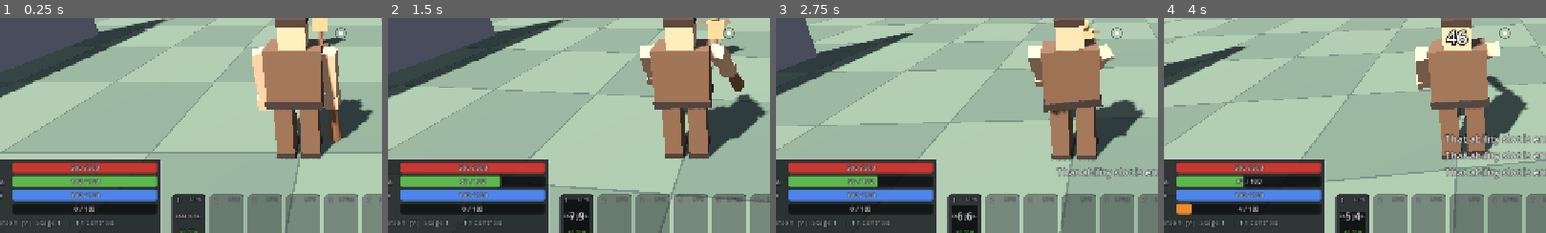
Above: before the commit, frames 1-4 (left to right).
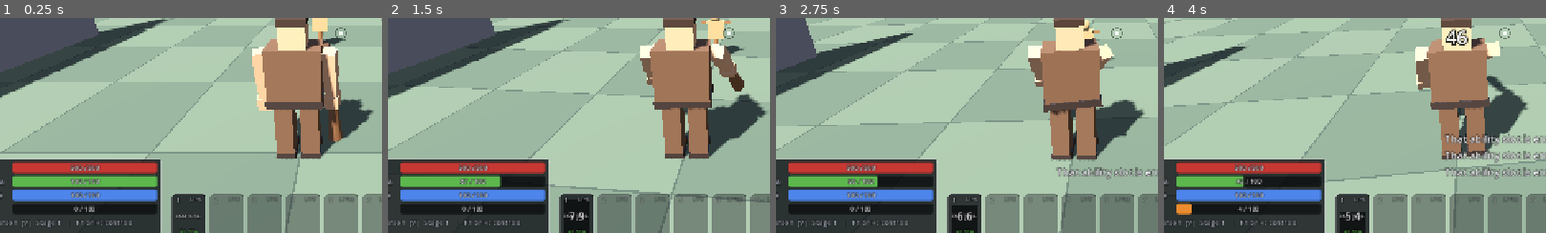
Above: after the commit, the same moments.

Repository: darkstalkermap-prog/Giantborne-Age-of-Titans
Game: Godot game, scene res://scenes/main.tscn
Two runs of this game, one before a commit and one after it. Both use one fixed random seed, a clock stepped at 60 frames per second and the inputs below.
Inputs (mouse positions are % of the whole screen's width and height, from its top left):
- Up to frame 1 (0.25 s): no input
- Up to frame 2 (1.5 s): tap Enter at 0.5 s; move the mouse to (55, 50) at 0.52 s; hold W (move_forward) from 0.53 s (still down); right-click (55, 50) at 0.6 s; click (55, 50) at 0.67 s; tap F (jump) at 0.77 s; move the mouse to (45, 50) at 1.27 s; tap 1 (ability_1) at 1.35 s; click (45, 50) at 1.42 s
- Up to frame 3 (2.75 s): keep holding W (move_forward); tap F (jump) at 1.52 s; right-click (45, 50) at 1.55 s; move the mouse to (52, 48) at 2.02 s; tap 2 (ability_2) at 2.1 s; click (52, 48) at 2.17 s; right-click (52, 48) at 2.3 s
- Up to frame 4 (4 s): keep holding W (move_forward); move the mouse to (49, 52) at 2.77 s; tap 3 (ability_3) at 2.85 s; click (49, 52) at 2.92 s; tap F (jump) at 3.02, 3.77 s; right-click (49, 52) at 3.05 s; move the mouse to (57, 51) at 3.52 s; tap 4 (ability_4) at 3.6 s; click (57, 51) at 3.67 s; right-click (57, 51) at 3.8 s
The pictures show only the part of the screen within x 5-55%, y 46-96%; the shares and areas given below are measured in that part.

The runs differ from the first frame. In frame 1, 0.1% of the frame differs, in the area x 23-35%, y 94-97%; in frame 2, 0.1%; in frame 3, 0.1%; in frame 4, 0.1%.

Commit message:
Add a browser build and a shareable play link
- Web export preset (single-threaded, so no special server headers) and
  tools/build_web.sh, which exports, packs index.wasm and index.pck as
  gzip+base64 .txt files (the Artifact host serves text files up to 16 MB
  and no archives) and keeps the launcher's byte counts in step.
- web/launcher.html: the page behind the play link. Play button, download
  progress, in-browser unpacking, a plain error with copyable details when
  the engine cannot start, the controls, and fullscreen.
- Fix: clicking the game never took the mouse back, because the input
  router consumed the click as an attack before main.gd saw it. The click
  is now handled in _input and no longer also swings. Browsers grant
  pointer lock only inside a click, so the web build depends on it.
- Web-only behaviour: no mouse capture at startup, losing pointer lock
  opens the pause menu, Quit is hidden, H also opens the controls overlay,
  and a hint says to click the game.
- Docs: README browser section, handoff results (15 suites, 1133 checks,
  browser checks), decisions.

Co-Authored-By: Claude Opus 5.5 <noreply@anthropic.com>
Claude-Session: https://claude.ai/code/session_01Go6wybtSnFfKQb9VkEEDGU

Diff:
--- a/data/input/default_bindings.json
+++ b/data/input/default_bindings.json
@@ -34,7 +34,7 @@
 		"ability_modifier": [{"joy_axis": "trigger_left", "dir": 1}],
 		"ultimate": [{"key": "R"}, {"joy_axis": "trigger_right", "dir": 1}],
 		"pause": [{"key": "Escape"}, {"joy_button": "start"}],
-		"help": [{"key": "F1"}],
+		"help": [{"key": "F1"}, {"key": "H"}],
 		"debug_panel": [{"key": "F3"}],
 		"debug_reset": [{"key": "F5"}]
 	},
--- a/scripts/main.gd
+++ b/scripts/main.gd
@@ -48,7 +48,8 @@
 	layer.add_child(pause_menu)
 	Events.sandbox_reset_requested.connect(_on_reset_requested)
 	_start_autopilot_if_requested()
-	if autopilot == null:
+	# Browsers only grant pointer lock from a click, so on the web wait for the first click.
+	if autopilot == null and not OS.has_feature("web"):
 		_capture_mouse()
 
 
@@ -117,15 +118,49 @@
 	elif event is InputEventKey and event.is_pressed() and not event.is_echo() \
 			and (event as InputEventKey).keycode in [KEY_ENTER, KEY_KP_ENTER] and _player_dead():
 		Events.sandbox_reset_requested.emit("restart_after_death")
-	elif event is InputEventMouseButton and event.is_pressed() \
-			and Input.mouse_mode != Input.MOUSE_MODE_CAPTURED and autopilot == null:
+
+
+## A click on the game view while the mouse is free takes the mouse back and does nothing else
+## (no swing, no block). This runs in _input because the input router consumes mouse buttons as
+## attacks in _unhandled_input, so a handler there never saw the click. Browsers grant pointer
+## lock only inside a click, so in the web build this click is how the player starts controlling
+## the camera.
+func _input(event: InputEvent) -> void:
+	if pause_menu == null or autopilot != null or DisplayServer.get_name() == "headless":
+		return
+	if is_capture_click(event, Input.mouse_mode == Input.MOUSE_MODE_CAPTURED, pause_menu.is_open()):
 		_capture_mouse()
+		get_viewport().set_input_as_handled()
+
+
+## True for a button press that should only take the mouse back: the mouse is free and no menu is
+## open. Wheel steps do not count; browsers grant pointer lock only to real clicks.
+static func is_capture_click(event: InputEvent, mouse_captured: bool, menu_open: bool) -> bool:
+	var button := event as InputEventMouseButton
+	return button != null and button.pressed and not mouse_captured and not menu_open \
+			and button.button_index in [MOUSE_BUTTON_LEFT, MOUSE_BUTTON_RIGHT, MOUSE_BUTTON_MIDDLE]
 
 
 func _notification(what: int) -> void:
 	if what == NOTIFICATION_APPLICATION_FOCUS_OUT and pause_menu != null and autopilot == null \
 			and not pause_menu.is_open() and DisplayServer.get_name() != "headless":
 		pause_menu.open()
+
+
+var _was_captured := false
+
+
+## In a browser the first Esc press releases pointer lock without reaching the game. Treat that
+## release like Esc on desktop and open the pause menu, so the game never keeps running with a
+## free cursor and no camera control.
+func _process(_delta: float) -> void:
+	if pause_menu == null or autopilot != null:
+		return
+	var captured := Input.mouse_mode == Input.MOUSE_MODE_CAPTURED
+	if OS.has_feature("web") and _was_captured and not captured and not pause_menu.is_open() \
+			and not _player_dead():
+		pause_menu.open()
+	_was_captured = captured
 
 
 func _on_reset_requested(reason: String) -> void:
--- /dev/null
+++ b/tests/unit/test_mouse_capture.gd
@@ -0,0 +1,34 @@
+extends TestSuite
+## Click-to-capture rule in scripts/main.gd. While the mouse is free (always the case at the start
+## of the web build, where browsers grant pointer lock only inside a click), a click must take the
+## mouse back instead of reaching the input router as an attack or block.
+
+const MainScript := preload("res://scripts/main.gd")
+
+
+func _click(button: MouseButton, pressed := true) -> InputEventMouseButton:
+	var e := InputEventMouseButton.new()
+	e.button_index = button
+	e.pressed = pressed
+	return e
+
+
+func test_click_on_free_mouse_captures() -> void:
+	assert_true(MainScript.is_capture_click(_click(MOUSE_BUTTON_LEFT), false, false), "left click with a free mouse captures")
+	assert_true(MainScript.is_capture_click(_click(MOUSE_BUTTON_RIGHT), false, false), "right click with a free mouse captures")
+	assert_true(MainScript.is_capture_click(_click(MOUSE_BUTTON_MIDDLE), false, false), "middle click with a free mouse captures")
+
+
+func test_click_is_gameplay_when_already_captured() -> void:
+	assert_false(MainScript.is_capture_click(_click(MOUSE_BUTTON_LEFT), true, false), "captured: left click stays an attack")
+	assert_false(MainScript.is_capture_click(_click(MOUSE_BUTTON_RIGHT), true, false), "captured: right click stays a block")
+
+
+func test_menu_clicks_and_other_events_never_capture() -> void:
+	assert_false(MainScript.is_capture_click(_click(MOUSE_BUTTON_LEFT), false, true), "clicks in the pause menu go to the menu")
+	assert_false(MainScript.is_capture_click(_click(MOUSE_BUTTON_LEFT, false), false, false), "a button release does not capture")
+	assert_false(MainScript.is_capture_click(_click(MOUSE_BUTTON_WHEEL_UP), false, false), "a wheel step does not capture")
+	var key := InputEventKey.new()
+	key.keycode = KEY_SPACE
+	key.pressed = true
+	assert_false(MainScript.is_capture_click(key, false, false), "a key press does not capture")
--- a/ui/hud.gd
+++ b/ui/hud.gd
@@ -11,6 +11,7 @@
 var _bar_labels: Dictionary = {}
 var _slots: Array[Dictionary] = []
 var _crosshair: Control
+var _capture_hint: PanelContainer
 var _marker: Control
 var _target_frame: PanelContainer
 var _target_name: Label
@@ -183,6 +184,20 @@
 
 
 func _build_center() -> void:
+	_capture_hint = UiKit.panel(Color(0.05, 0.06, 0.08, 0.85))
+	_capture_hint.anchor_left = 0.5
+	_capture_hint.anchor_right = 0.5
+	_capture_hint.anchor_top = 0.5
+	_capture_hint.anchor_bottom = 0.5
+	_capture_hint.offset_left = -190
+	_capture_hint.offset_right = 190
+	_capture_hint.offset_top = 40
+	_capture_hint.offset_bottom = 84
+	var hint := UiKit.label("Click the game to control the camera", 17)
+	hint.horizontal_alignment = HORIZONTAL_ALIGNMENT_CENTER
+	_capture_hint.add_child(hint)
+	_capture_hint.visible = false
+	add_child(_capture_hint)
 	_crosshair = Crosshair.new()
 	_crosshair.set_anchors_and_offsets_preset(Control.PRESET_FULL_RECT)
 	_crosshair.mouse_filter = Control.MOUSE_FILTER_IGNORE
@@ -303,6 +318,9 @@
 	if OS.is_debug_build():
 		lines.append("")
 		lines.append("Debug: F3 panel, F5 reset sandbox")
+	if OS.has_feature("web"):
+		lines.append("")
+		lines.append("Browser: the first Esc frees the mouse and pauses; click the game to resume.")
 	return "\n".join(lines)
 
 
@@ -337,7 +355,7 @@
 func _refresh_mode_label() -> void:
 	if player == null:
 		return
-	_mode_label.text = "%s  [%s]   Stage %d   |   F1 controls" % [
+	_mode_label.text = "%s  [%s]   Stage %d   |   F1 or H: controls" % [
 		"First person" if player.camera_rig.is_first_person() else "Third person",
 		InputBindings.describe_action("camera_toggle", false), player.growth_stage]
 
@@ -355,6 +373,9 @@
 	_update_messages()
 	_death.visible = player.controller.state == CombatController.State.DEAD
 	_crosshair.visible = not _death.visible
+	# Without a captured mouse there is no mouse look; tell the player how to get it back.
+	_capture_hint.visible = not _death.visible and Input.mouse_mode != Input.MOUSE_MODE_CAPTURED \
+		and DisplayServer.get_name() != "headless" and not get_tree().paused
 	var parts := PackedStringArray()
 	for item_id: String in WorldState.inventory:
 		parts.append("%s x%d" % [GameData.get_record(item_id).get("display_name", item_id), WorldState.inventory[item_id]])
--- a/ui/pause_menu.gd
+++ b/ui/pause_menu.gd
@@ -104,6 +104,7 @@
 	quit.pressed.connect(func() -> void:
 		Settings.flush()
 		get_tree().quit())
+	quit.visible = not OS.has_feature("web")  # a browser tab is closed by the browser
 	v.add_child(quit)
 	var info := UiKit.label("Giantborn: Age of Titans  -  prototype %s  -  Godot %s" % [
 		ProjectSettings.get_setting("application/config/version"), Engine.get_version_info().string], 12, UiKit.MUTED)
Not shown, changed: export_presets.cfg
Not shown, added: tests/unit/test_mouse_capture.gd.uid
Not shown, added: web/.gdignore
Not shown, changed: docs/DECISIONS.md
Not shown, changed: docs/M1_HANDOFF.md
Not shown, added: tools/build_web.sh
